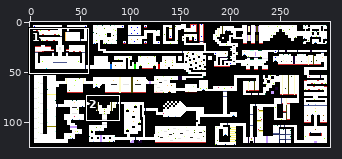
Sprite sheet: res/world/worldh.png. Above: a wide view before the commit, with the close-up outlined.
Close-up. As it was:
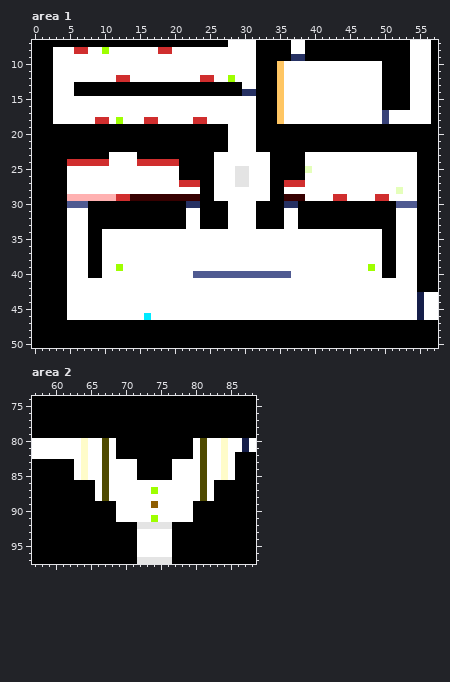
The file is 300x125 pixels. Colours within 5 levels of each other are drawn and written as one. Shown: area 1: x 0..57, y 7..50; area 2: x 57..88, y 74..97.
And afterwards:
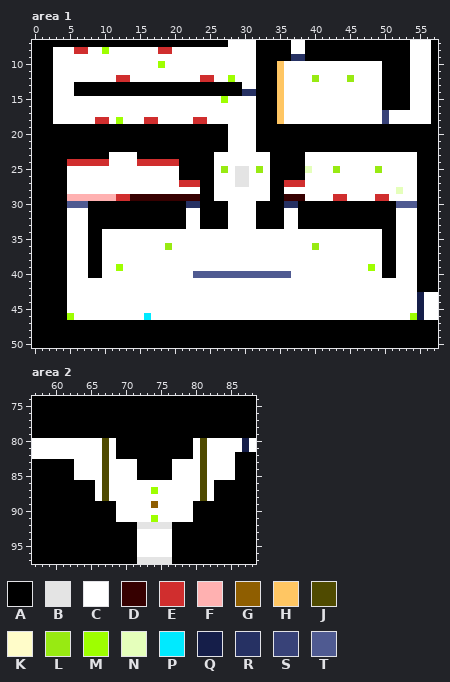
Palette (. is transparent): A #000000  B #e4e4e4  C #ffffff  D #360000  E #d02e2e  F #ffb1b1  G #8f5e00  H #ffc663  J #4f4a00  K #fffcc9  L #98ea12  M #9eff00  N #e5ffbb  P #00eaff  Q #151e49  R #263163  S #384278  T #4f5a91
Edits made:
--- area 1
@@ x 16..47 @@
  9 CCCCCCCCCCCCCCCCAAAAARRAAAAAAAAA
-10 CCCCCCCCCCCCCCCCAAAHCCCCCCCCCCCC
+10 CCMCCCCCCCCCCCCCAAAHCCCCCCCCCCCC
 11 CCCCCCCCCCCCCCCCAAAHCCCCCCCCCCCC
-12 CCCCCCCCEECCMCCCAAAHCCCCCCCCCCCC
+12 CCCCCCCCEECCMCCCAAAHCCCCLCCCCLCC
 13 AAAAAAAAAAAAAACCAAAHCCCCCCCCCCCC
 14 AAAAAAAAAAAAAARRAAAHCCCCCCCCCCCC
-15 CCCCCCCCCCCCCCCCAAAHCCCCCCCCCCCC
+15 CCCCCCCCCCCMCCCCAAAHCCCCCCCCCCCC
 16 CCCCCCCCCCCCCCCCAAAHCCCCCCCCCCCC
@@ x 25..51 @@
 24 ACCCCCCCCAAAAACCCCCCCCCCCCC
-25 ACCCBBCCCAAAAANCCCCCCCCCCCC
+25 ACLCBBCLCAAAAANCCCLCCCCCLCC
 26 ACCCBBCCCAAAAACCCCCCCCCCCCC
@@ x 17..42 @@
 35 CCCCCCCCCCCCCCCCCCCCCCCCCC
-36 CCCCCCCCCCCCCCCCCCCCCCCCCC
+36 CCLCCCCCCCCCCCCCCCCCCCCLCC
 37 CCCCCCCCCCCCCCCCCCCCCCCCCC
@@ x 0..57 @@
 45 AAAAACCCCCCCCCCCCCCCCCCCCCCCCCCCCCCCCCCCCCCCCCCCCCCCCCCQCC
-46 AAAAACCCCCCCCCCCPCCCCCCCCCCCCCCCCCCCCCCCCCCCCCCCCCCCCCCQCC
+46 AAAAAMCCCCCCCCCCPCCCCCCCCCCCCCCCCCCCCCCCCCCCCCCCCCCCCCMQCC
 47 AAAAAAAAAAAAAAAAAAAAAAAAAAAAAAAAAAAAAAAAAAAAAAAAAAAAAAAAAA
--- area 2
@@ x 57..88 @@
 79 AAAAAAAAAAAAAAAAAAAAAAAAAAAAAAAA
-80 CCCCCCCKCCJCAAAAAAAAAAACJCCKCCQC
-81 CCCCCCCKCCJCAAAAAAAAAAACJCCKCCQC
-82 CCCCCCCKCCJCAAAAAAAAAAACJCCKCAAA
-83 AAAAAACKCCJCCCCAAAAACCCCJCCKCAAA
-84 AAAAAACKCCJCCCCAAAAACCCCJCCKCAAA
-85 AAAAAACKCCJCCCCAAAAACCCCJCCKCAAA
+80 CCCCCCCCCCJCAAAAAAAAAAACJCCCCCQC
+81 CCCCCCCCCCJCAAAAAAAAAAACJCCCCCQC
+82 CCCCCCCCCCJCAAAAAAAAAAACJCCCCAAA
+83 AAAAAACCCCJCCCCAAAAACCCCJCCCCAAA
+84 AAAAAACCCCJCCCCAAAAACCCCJCCCCAAA
+85 AAAAAACCCCJCCCCAAAAACCCCJCCCCAAA
 86 AAAAAAAAACJCCCCCCCCCCCCCJCAAAAAA
